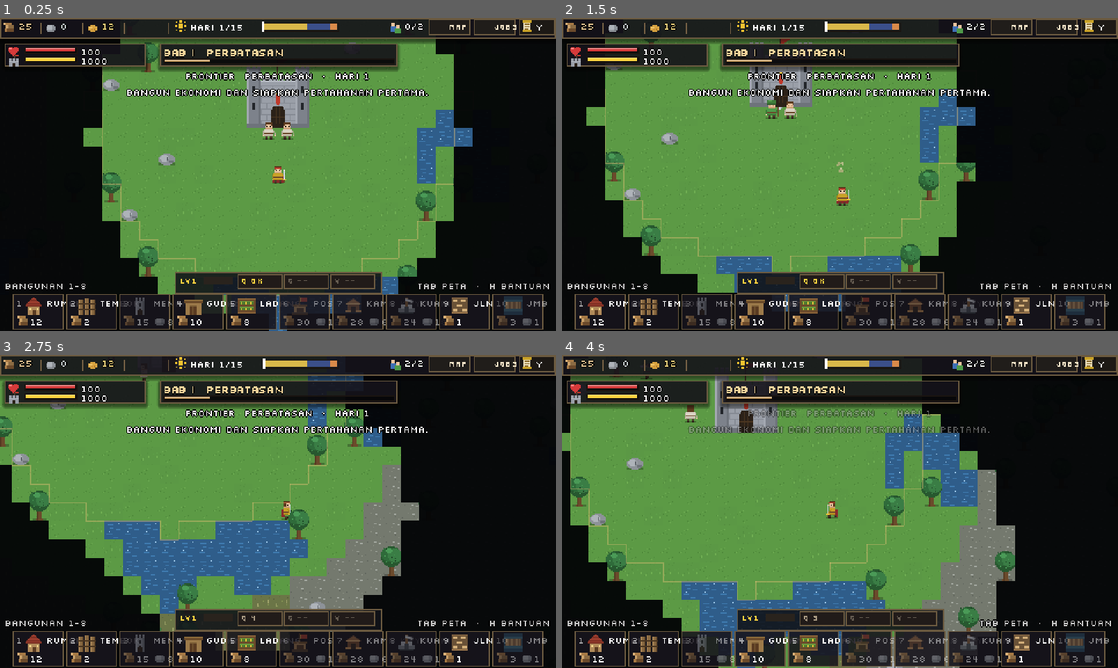
Above: before the commit, frames 1-4 (two rows, left to right).
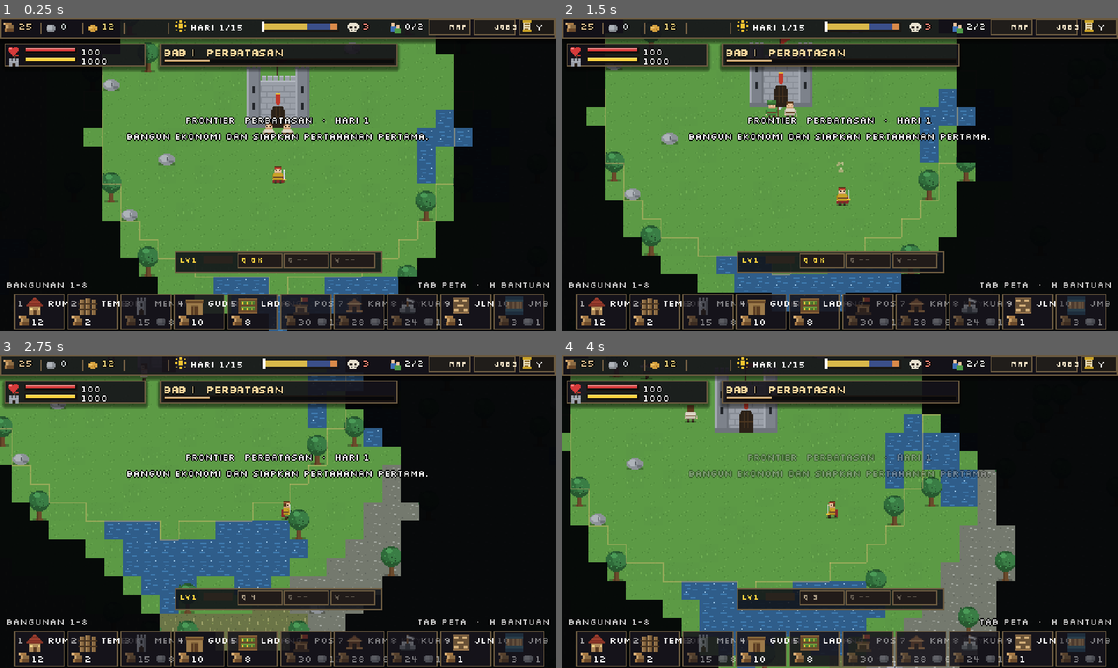
Above: after the commit, the same moments.

Repository: shimleabyte/hold-the-keep
Game: Godot game, scene res://scenes/main.tscn
The game is run twice, just before and just after one commit, with the same random seed, the same clock (stepped at 60 frames per second) and the same inputs.
Inputs (mouse positions are in pixels of both pictures, inside the frame that each line leads up to):
- Up to frame 1 (0.25 s): no input
- Up to frame 2 (1.5 s): tap Enter at 0.5 s; move the mouse to (962, 158) at 0.52 s; hold D (move_right) 0.53-1.28 s; tap C (ability_cleave) at 0.6 s; click (962, 158) at 0.67 s; tap Space at 0.77 s; move the mouse to (728, 190) at 1.27 s; hold S (move_down) from 1.28 s (still down); tap Q (ability_dash) at 1.35 s
- Up to frame 3 (2.75 s): tap Space at 1.52 s; move the mouse to (333, 442) at 2.02 s; release S (move_down) at 2.03 s; hold D (move_right) from 2.03 s (still down); tap V (ability_rally) at 2.1 s
- Up to frame 4 (4 s): move the mouse to (812, 574) at 2.77 s; release D (move_right) at 2.78 s; hold W (move_up) 2.78-3.53 s; tap F (attack) at 2.85 s; click (812, 574) at 2.92 s; tap Space at 3.02, 3.77 s; move the mouse to (1006, 558) at 3.52 s; hold A (move_left) from 3.53 s (still down); hold E (interact) from 3.53 s (still down)

The runs differ from the first frame. In frame 1, 10% of the frame differs, in the area x 1-99%, y 1-100%; in frame 2, 10%; in frame 3, 10%; in frame 4, 10%.
Error before the commit: Parse Error: Cannot infer the type of "is_locked" variable because the value doesn't have a set type. (res://scripts/ui/world_map_panel.gd:289)

Commit message:
fix(phase-07): explicitly type locked objective map state

Diff:
--- a/scripts/ui/world_map_panel.gd
+++ b/scripts/ui/world_map_panel.gd
@@ -286,7 +286,7 @@
             "defend":
                 marker_color = Color("#84a9d2")
 
-        var is_locked := int(site.definition.get("act", 1)) > site.manager.unlocked_act
+        var is_locked: bool = int(site.definition.get("act", 1)) > int(site.manager.unlocked_act)
         if site.site_state == "failed":
             marker_color = Color("#765453")
         elif is_locked:
